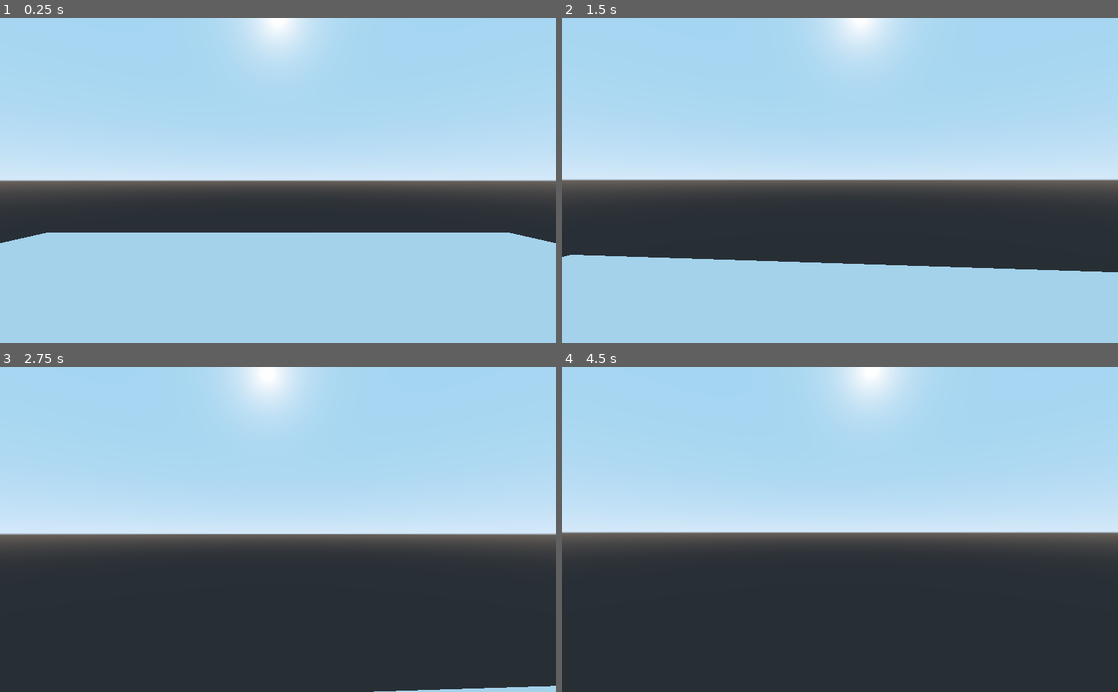
Above: before the commit, frames 1-4 (two rows, left to right).
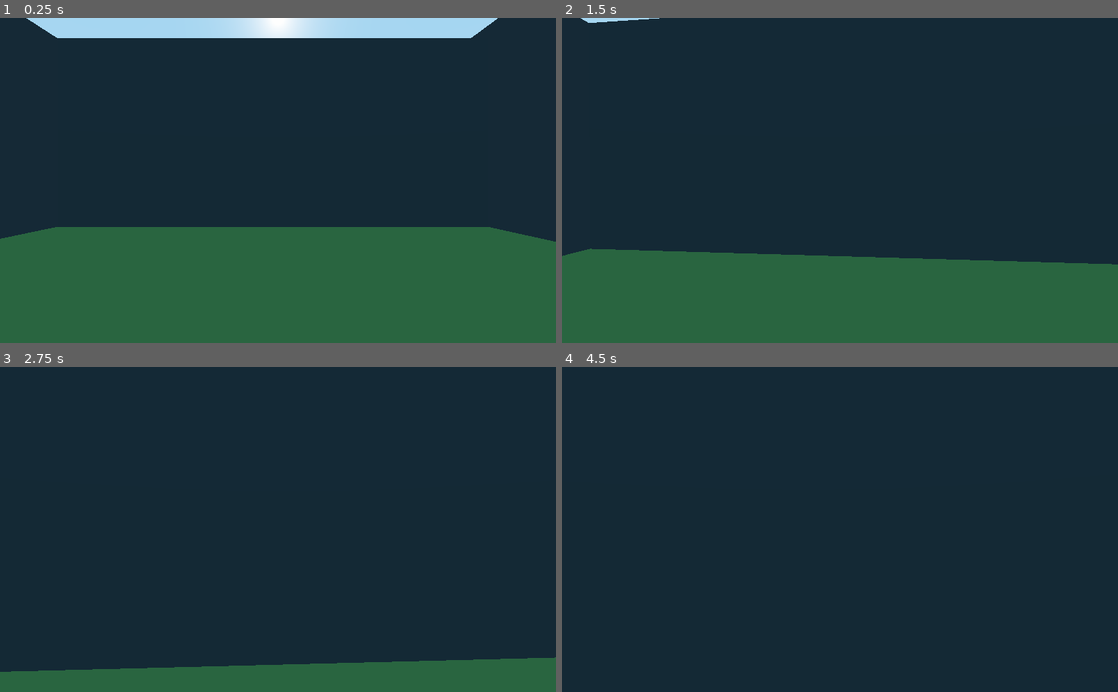
Above: after the commit, the same moments.

Repository: KaizelZero/Game
Game: Godot game, scene res://Levels/test.tscn
The game is run twice, just before and just after one commit, with the same random seed, the same clock (stepped at 60 frames per second) and the same inputs. The project has no main scene, so this scene is started directly.
Inputs (mouse positions are in pixels of both pictures, inside the frame that each line leads up to):
- Up to frame 1 (0.25 s): no input
- Up to frame 2 (1.5 s): move the mouse to (867, 180) at 0.52 s; hold W (move_forward) from 0.53 s (still down); tap Space (jump) at 0.77 s; move the mouse to (812, 180) at 1.27 s
- Up to frame 3 (2.75 s): keep holding W (move_forward); tap Space (jump) at 1.52 s; move the mouse to (289, 523) at 2.02 s
- Up to frame 4 (4.5 s): keep holding W (move_forward); move the mouse to (834, 536) at 2.77 s; tap Space (jump) at 3.02, 3.77, 4.25 s; tap Enter at 3.5 s; move the mouse to (878, 532) at 3.52 s; move the mouse to (795, 526) at 4.27 s

The runs differ from the first frame. In frame 1, 89% of the frame differs, in the area x 0-100%, y 0-100%; in frame 2, 85%; in frame 3, 68%; in frame 4, 59%.

Commit message:
Added character and sprites

Diff:
--- /dev/null
+++ b/Character/Character.gd
@@ -0,0 +1,30 @@
+extends Area
+
+# Declare member variables here. Examples:
+# var a = 2
+# var b = "text"
+var active = false
+var mat : Material
+onready var front = preload("res://Character/def_00.png")
+onready var back = preload("res://Character/def_02.png")
+# Called when the node enters the scene tree for the first time.
+func _ready():
+	$Sprite.get_mesh().get("material").set_texture(SpatialMaterial.TEXTURE_ALBEDO, back)
+	pass
+
+
+# Called every frame. 'delta' is the elapsed time since the previous frame.
+#func _process(delta):
+#	pass
+
+
+func _on_Character_body_entered(body):
+	if body.name == 'Player':
+		$Sprite.get_mesh().get("material").set_texture(SpatialMaterial.TEXTURE_ALBEDO, front)
+		active = true
+
+
+func _on_Character_body_exited(body):
+	if body.name == 'Player':
+		$Sprite.get_mesh().get("material").set_texture(SpatialMaterial.TEXTURE_ALBEDO, back)
+		active = true
--- /dev/null
+++ b/Character/Character.tscn
@@ -0,0 +1,29 @@
+[gd_scene load_steps=6 format=2]
+
+[ext_resource path="res://Character/def_00.png" type="Texture" id=1]
+[ext_resource path="res://Character/Character.gd" type="Script" id=2]
+
+[sub_resource type="SpatialMaterial" id=1]
+flags_transparent = true
+params_billboard_mode = 2
+albedo_texture = ExtResource( 1 )
+
+[sub_resource type="QuadMesh" id=2]
+material = SubResource( 1 )
+size = Vector2( 5, 5 )
+
+[sub_resource type="SphereShape" id=3]
+radius = 3.18496
+
+[node name="Character" type="Area"]
+script = ExtResource( 2 )
+
+[node name="Sprite" type="MeshInstance" parent="."]
+mesh = SubResource( 2 )
+material/0 = null
+
+[node name="CollisionShape" type="CollisionShape" parent="."]
+shape = SubResource( 3 )
+
+[connection signal="body_entered" from="." to="." method="_on_Character_body_entered"]
+[connection signal="body_exited" from="." to="." method="_on_Character_body_exited"]
--- a/Levels/test.tscn
+++ b/Levels/test.tscn
@@ -1,10 +1,7 @@
-[gd_scene load_steps=6 format=2]
+[gd_scene load_steps=7 format=2]
 
 [ext_resource path="res://Player/PlayerController.tscn" type="PackedScene" id=1]
-
-[sub_resource type="BoxShape" id=1]
-
-[sub_resource type="CubeMesh" id=2]
+[ext_resource path="res://Character/Character.tscn" type="PackedScene" id=2]
 
 [sub_resource type="CubeMesh" id=4]
 size = Vector3( 40, 2, 40 )
@@ -12,22 +9,17 @@
 [sub_resource type="BoxShape" id=3]
 extents = Vector3( 19.9042, 1, 20.0256 )
 
+[sub_resource type="SpatialMaterial" id=5]
+albedo_color = Color( 0.25098, 0.482353, 0.258824, 1 )
+
+[sub_resource type="SpatialMaterial" id=6]
+albedo_color = Color( 0.145098, 0.247059, 0.290196, 1 )
+
 [node name="Spatial" type="Spatial"]
-
-[node name="Box" type="RigidBody" parent="."]
-transform = Transform( 1, 0, 0, 0, 1, 0, 0, 0, 1, 0, 4.26356, 0 )
-
-[node name="CollisionShape" type="CollisionShape" parent="Box"]
-shape = SubResource( 1 )
-
-[node name="MeshInstance" type="MeshInstance" parent="Box"]
-transform = Transform( 1, 0, 0, 0, 1, 0, 0, 0, 1, 1.73875, 3.10297, 21.9045 )
-mesh = SubResource( 2 )
-skeleton = NodePath("../CollisionShape")
-material/0 = null
 
 [node name="Floor" type="StaticBody" parent="."]
 transform = Transform( 1, 0, 0, 0, 1, 0, 0, 0, 1, 0, -2, 0 )
+visible = false
 
 [node name="MeshInstance" type="MeshInstance" parent="Floor"]
 mesh = SubResource( 4 )
@@ -36,5 +28,41 @@
 [node name="CollisionShape" type="CollisionShape" parent="Floor"]
 shape = SubResource( 3 )
 
-[node name="PlayerController" parent="." instance=ExtResource( 1 )]
+[node name="Player" parent="." instance=ExtResource( 1 )]
 transform = Transform( 1, 0, 0, 0, 1, 0, 0, 0, 1, 0, 2.14584, 0 )
+
+[node name="CSGCombiner" type="CSGCombiner" parent="."]
+transform = Transform( 1, 0, 0, 0, 1, 0, 0, 0, 1, 0, -1.74775, 0 )
+use_collision = true
+
+[node name="Flo" type="CSGBox" parent="CSGCombiner"]
+width = 40.8156
+depth = 43.5863
+material = SubResource( 5 )
+
+[node name="Wall" type="CSGBox" parent="CSGCombiner"]
+transform = Transform( 1, 0, 0, 0, 1, 0, 0, 0, 1, -21.3111, 1.14473, 0.0586433 )
+height = 34.4597
+depth = 62.5963
+material = SubResource( 6 )
+
+[node name="WAll2" type="CSGBox" parent="CSGCombiner"]
+transform = Transform( -4.37114e-08, 0, 1, 0, 1, 0, -1, 0, -4.37114e-08, -0.279799, 2.28946, -22.3879 )
+height = 32.1909
+depth = 62.5963
+material = SubResource( 6 )
+
+[node name="Wall3" type="CSGBox" parent="CSGCombiner"]
+transform = Transform( 1, 0, 0, 0, 1, 0, 0, 0, 1, 20.3125, 2.28946, 0.117287 )
+height = 34.4597
+depth = 62.5963
+material = SubResource( 6 )
+
+[node name="Wall4" type="CSGBox" parent="CSGCombiner"]
+transform = Transform( -0.00294963, 0, 0.999996, 0, 1, 0, -0.999996, 0, -0.00294963, -0.203125, 4.57892, 22.1041 )
+height = 32.1909
+depth = 62.5963
+material = SubResource( 6 )
+
+[node name="Character" parent="." instance=ExtResource( 2 )]
+transform = Transform( 1, 0, 0, 0, 1, 0, 0, 0, 1, 7.80696, 1.92932, 2.72632 )
Binary file added: Character/def_00.png
Not shown, added: Character/def_00.png.import
Binary file added: Character/def_02.png
Not shown, added: Character/def_02.png.import
Not shown, added: def.model
